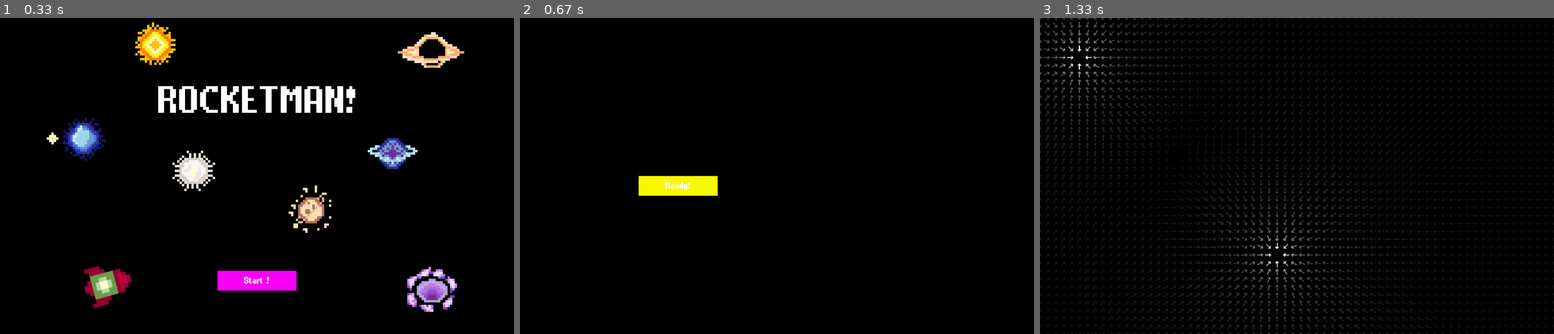
Above: before the commit, frames 1-3 (left to right).
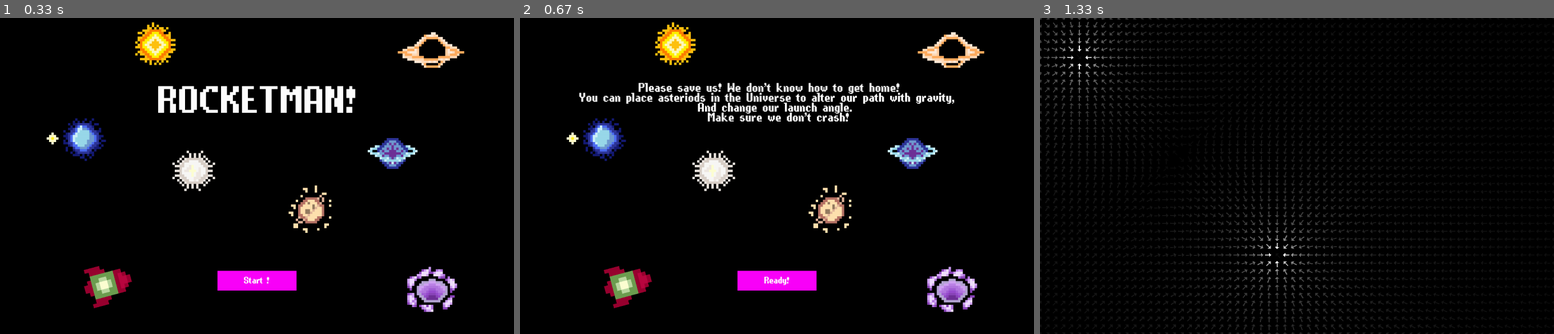
Above: after the commit, the same moments.

Repository: maxim739/Hackathon26
Game: pygame game, started from main.py
The game is run twice, just before and just after one commit, with the same random seed, the same clock (stepped at 60 frames per second) and the same inputs.
Inputs:
- Up to frame 1 (0.33 s): no input
- Up to frame 2 (0.67 s): click "Start !" at 0.38 s
- Up to frame 3 (1.33 s): click "Ready!" at 0.72 s

Frame 1 is identical in both runs. In frame 2, 9.6% of the frame differs, in the area x 9-91%, y 1-94%; in frame 3, nothing differs.

Commit message:
title screen

Diff:
--- a/constants.py
+++ b/constants.py
@@ -36,4 +36,4 @@
 arrow = pygame.Color(50, 50, 50)
 
 startButton = pygame.Color(250, 0, 250)
-introButton = pygame.Color(250, 250, 0)
+introButton = pygame.Color(250, 0, 250)
--- a/windows.py
+++ b/windows.py
@@ -7,9 +7,10 @@
 
 buttonFont = pygame.font.Font('PixelPurl.ttf', 30)
 titleFont = pygame.font.Font('PixelPurl.ttf', 120)
+tutFont = pygame.font.Font('PixelPurl.ttf', 40)
 
 start_button = pygame.Rect(constants.width/2-100, constants.height*4/5, 200, 50)
-okay_button = pygame.Rect(300, 400, 200, 50)
+okay_button = pygame.Rect(constants.width/2-100, constants.height*4/5, 200, 50)
 
 def draw_button(screen, text, rect, color):
     pygame.draw.rect(screen, color, rect)
@@ -28,10 +29,30 @@
     screen.blit(IMAGES["goalAura"], (1000, 600))
     screen.blit(IMAGES["rotatedRocket"], (200, 600))
 
-
     text_surf = titleFont.render("ROCKETMAN!", True, (255, 255, 255))
     screen.blit(text_surf, (constants.width/2-250, constants.height/5))
+
     draw_button(screen, " Start ! ", start_button, constants.startButton)
 
 def drawIntroWindow(screen):
+    text1_surf = tutFont.render("Please save us! We don't know how to get home!", True, (255, 255, 255))
+    text2_surf = tutFont.render("You can place asteriods in the Universe to alter our path with gravity,", True, (255, 255, 255))
+    text3_surf = tutFont.render("And change our launch angle.", True, (255, 255, 255))
+    text4_surf = tutFont.render("Make sure we don't crash!", True, (255, 255, 255))
+
+    screen.blit(IMAGES["planet1"], (300, -25))
+    screen.blit(IMAGES["planet2"], (900, 250))
+    screen.blit(IMAGES["planet3"], (100, 200))
+    screen.blit(IMAGES["planet5"], (1300, 100))
+    screen.blit(IMAGES["planet6"], (400, 300))
+    screen.blit(IMAGES["planet7"], (1000, 0))
+    screen.blit(IMAGES["planet8"], (700, 400))
+    screen.blit(IMAGES["goalAura"], (1000, 600))
+    screen.blit(IMAGES["rotatedRocket"], (200, 600))
+
+    screen.blit(text1_surf, (constants.width/2-250-100, constants.height/5))
+    screen.blit(text2_surf, (constants.width/2-250-250, constants.height/5+25))
+    screen.blit(text3_surf, (constants.width/2-200, constants.height/5+50))
+    screen.blit(text4_surf, (constants.width/2-175, constants.height/5+75)
+                )
     draw_button(screen, " Ready! ", okay_button, constants.introButton)
